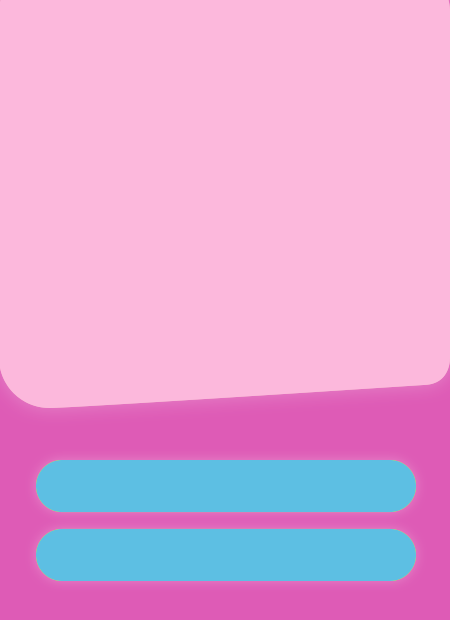
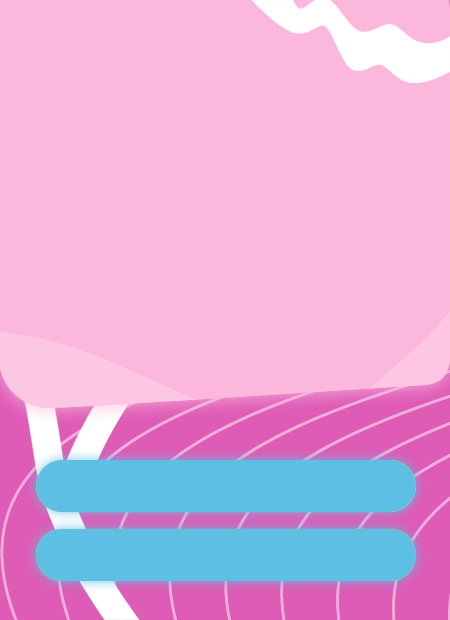
Two versions of the same layered image (450x620). Layer-by-layer changes:
added layer "Layer 5" (20%) above "Layer 2" over box(0, 311, 450, 409)
added layer "Layer 2" above "Shape 1" over box(251, 0, 450, 83)
added layer "Layer 4" (50%) above "Layer 3" over box(0, 311, 450, 620)
added layer "Layer 3" above "Layer 1" over box(0, 333, 184, 620)
